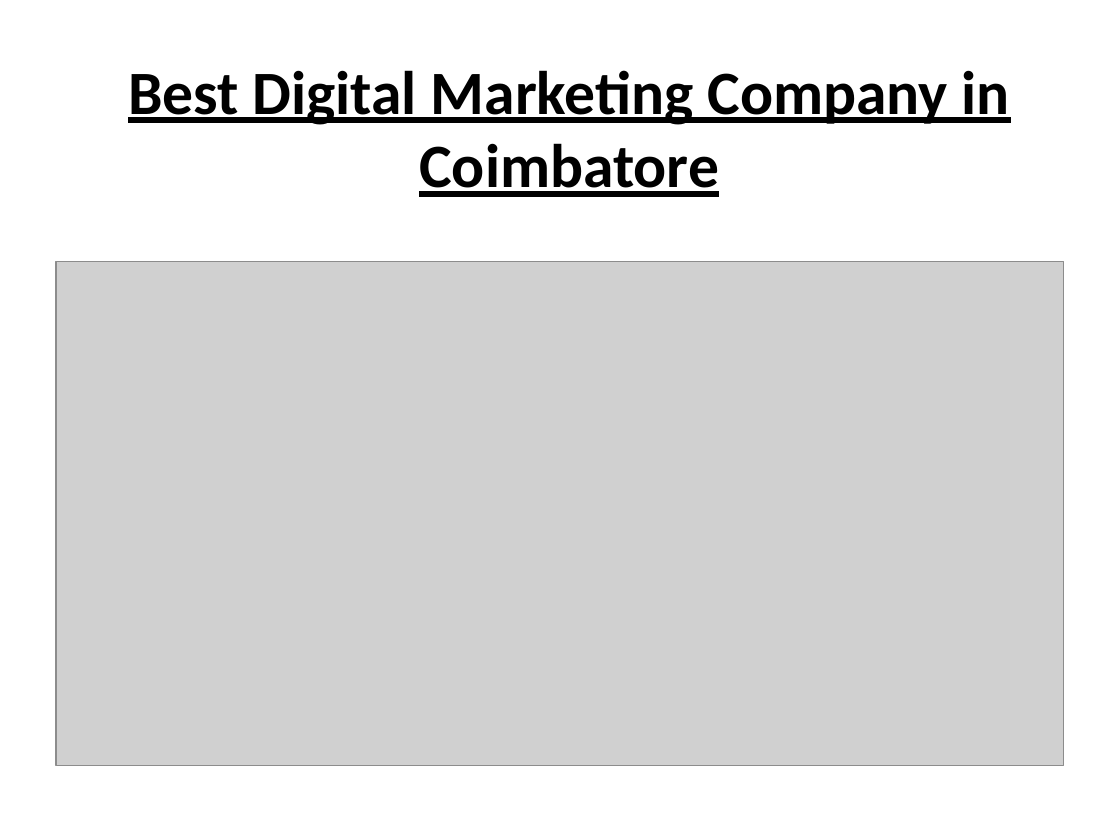
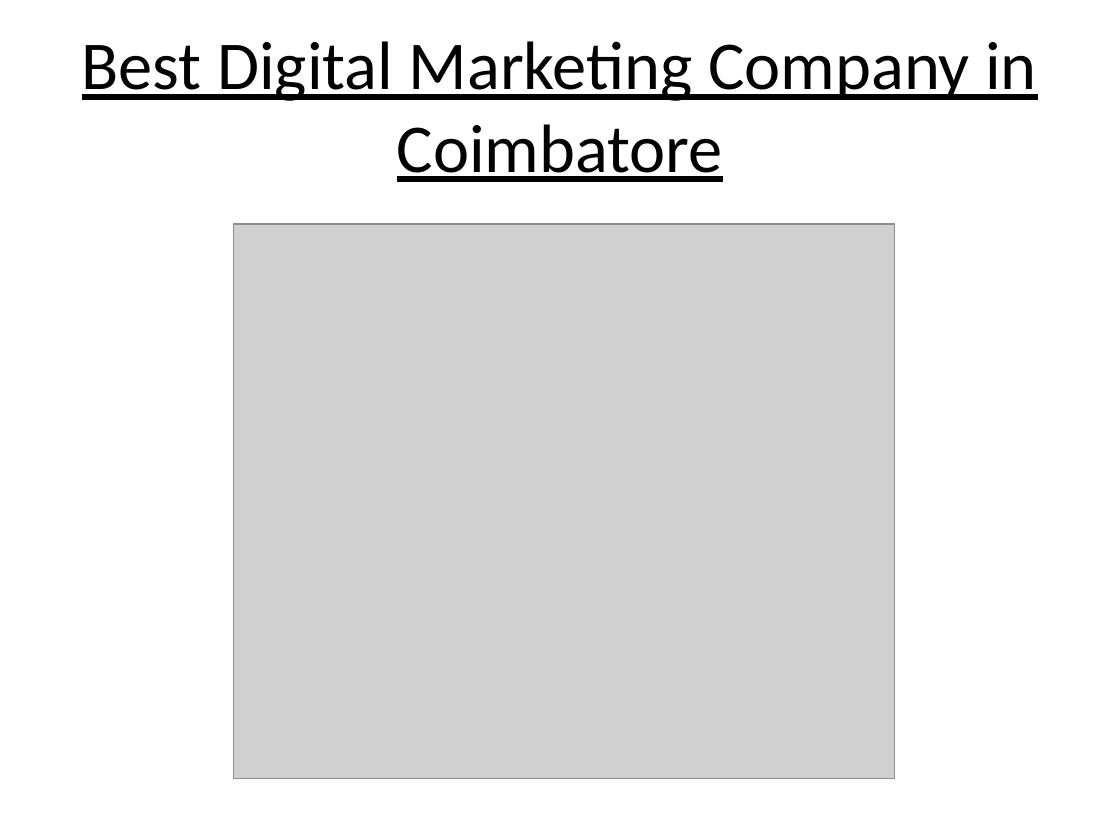
Before and after one commit to ShankarRamesh/Digital-Marketing-Company-in-Coimbatore, a slide deck: slide 1 of Best Digital Marketing Company in Coimbatore.pptx. Drawn at 1120x840 pixels with LibreOffice and Linux fonts; fonts in the diff are those of the drawing; grey boxes stand for pictures. Boxes give left, top, right and bottom in pixels: in the first picture for what was removed or moved away, otherwise in the second. Text is boxed around its words. In the diff, an @@ line names an element or a change of style, - is before the commit and + after.

```diff
--- a/Best Digital Marketing Company in Coimbatore.pptx
+++ b/Best Digital Marketing Company in Coimbatore.pptx
@@ title "Best Digital Marketing Company in ...": place and size @@
-title "Best Digital Marketing Company in ..." at (128,70,1010,197)
+title "Best Digital Marketing Company in ..." at (82,41,1037,182)
@@ title "Best Digital Marketing Company in ..." at (82,41,1037,182): size 39.6 to 44 pt, bold off @@
@@ picture: place and size @@
-picture at (56,261,1064,765)
+picture at (233,224,894,778)
```
Also in this commit, not shown: 1 other slide changed, 5 slides added, 4 slides removed, 1 other file.
